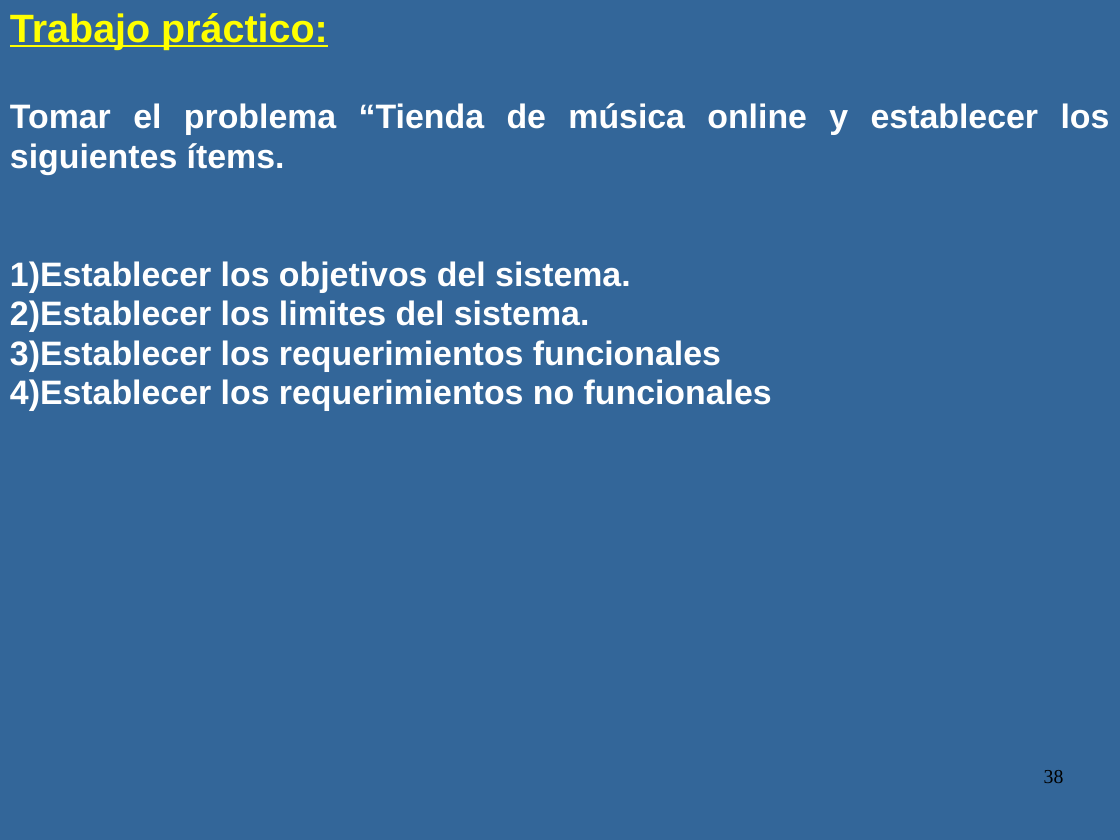
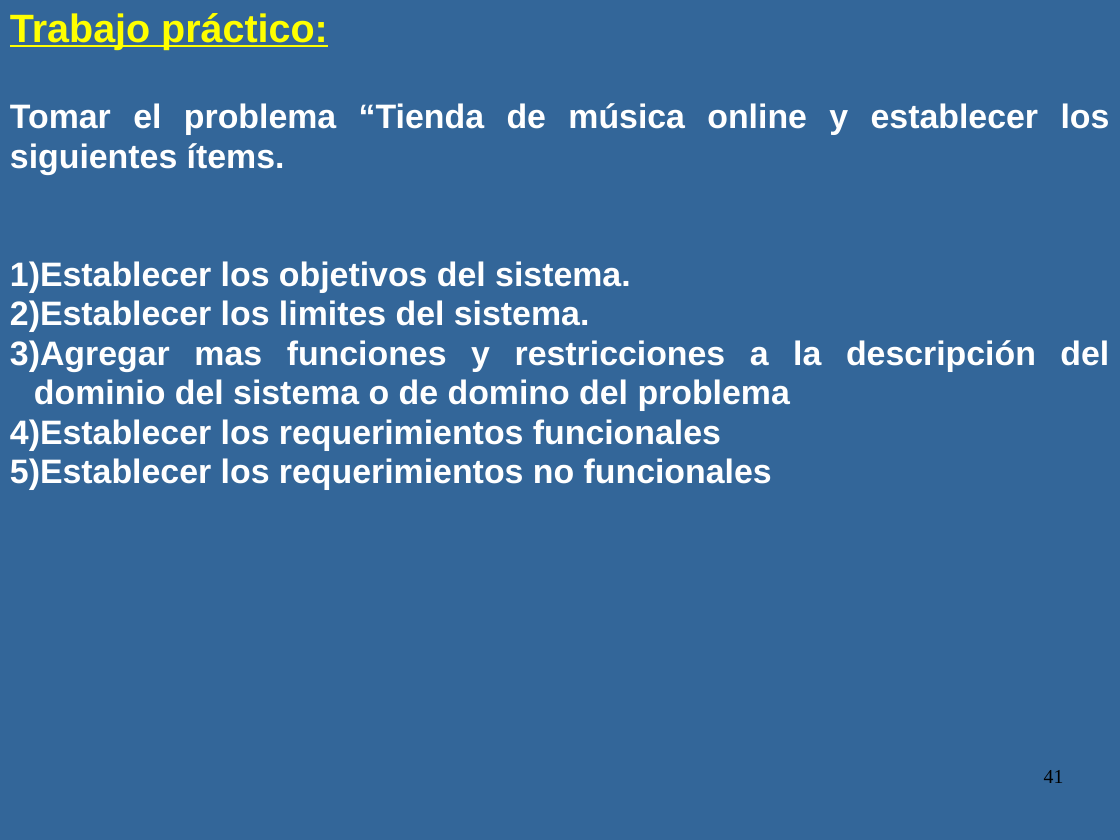
Before and after one commit to luismagarinos/Material-de-estudio-2023---MOO, a slide deck: slide 41 of Metodologia de Sistemas 2023.ppt (slide 38 before the commit). Drawn at 1120x840 pixels with LibreOffice and Linux fonts; fonts in the diff are those of the drawing. Boxes give left, top, right and bottom in pixels: in the first picture for what was removed or moved away, otherwise in the second. Text is boxed around its words. In the diff, an @@ line names an element or a change of style, - is before the commit and + after.

```diff
--- a/Metodologia de Sistemas 2023.ppt
+++ b/Metodologia de Sistemas 2023.ppt
@@ text at [10, 340, 1109, 411]: paragraph added @@
+3) Agregar mas funciones y restricciones a la descripción del dominio del sistema o de domino del problema
@@ page number at [1044, 770, 1064, 783]: text changed @@
-38
+41
```
Also in this commit, not shown: 11 other slides changed, 4 slides added, 1 slide removed.
